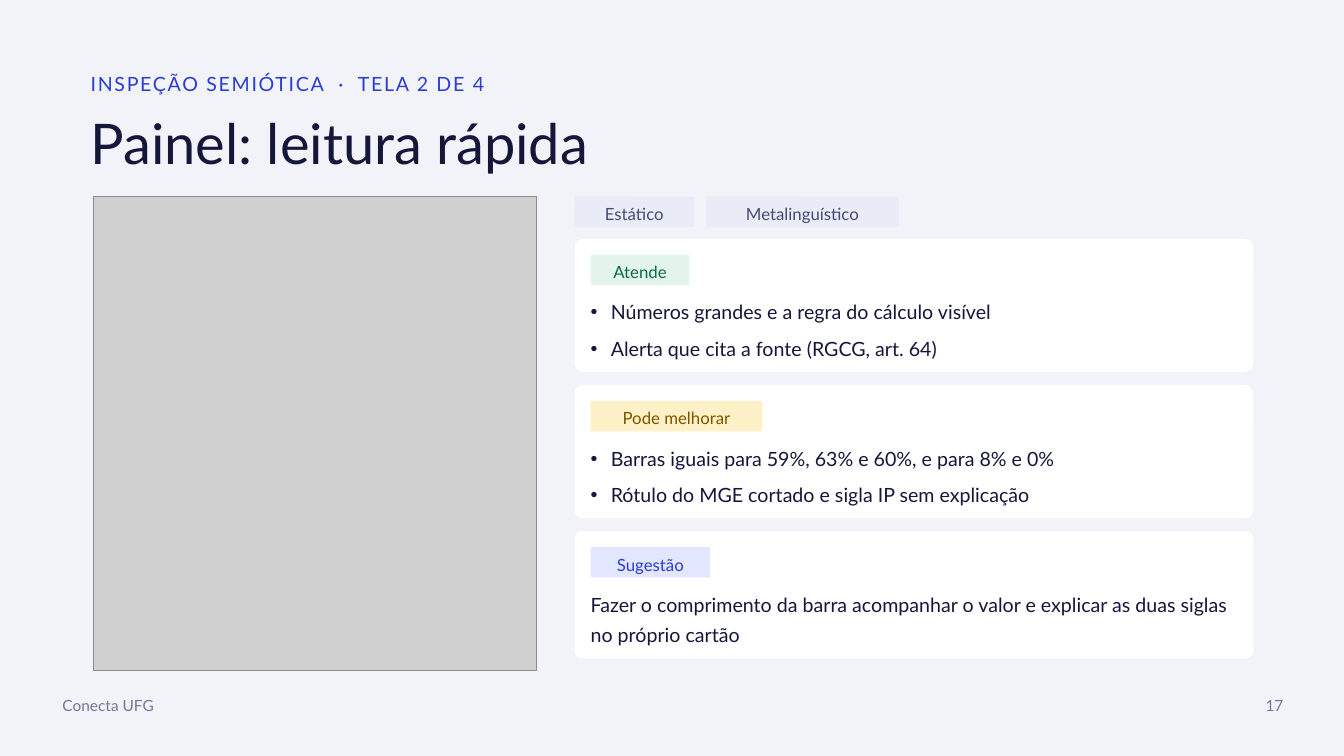
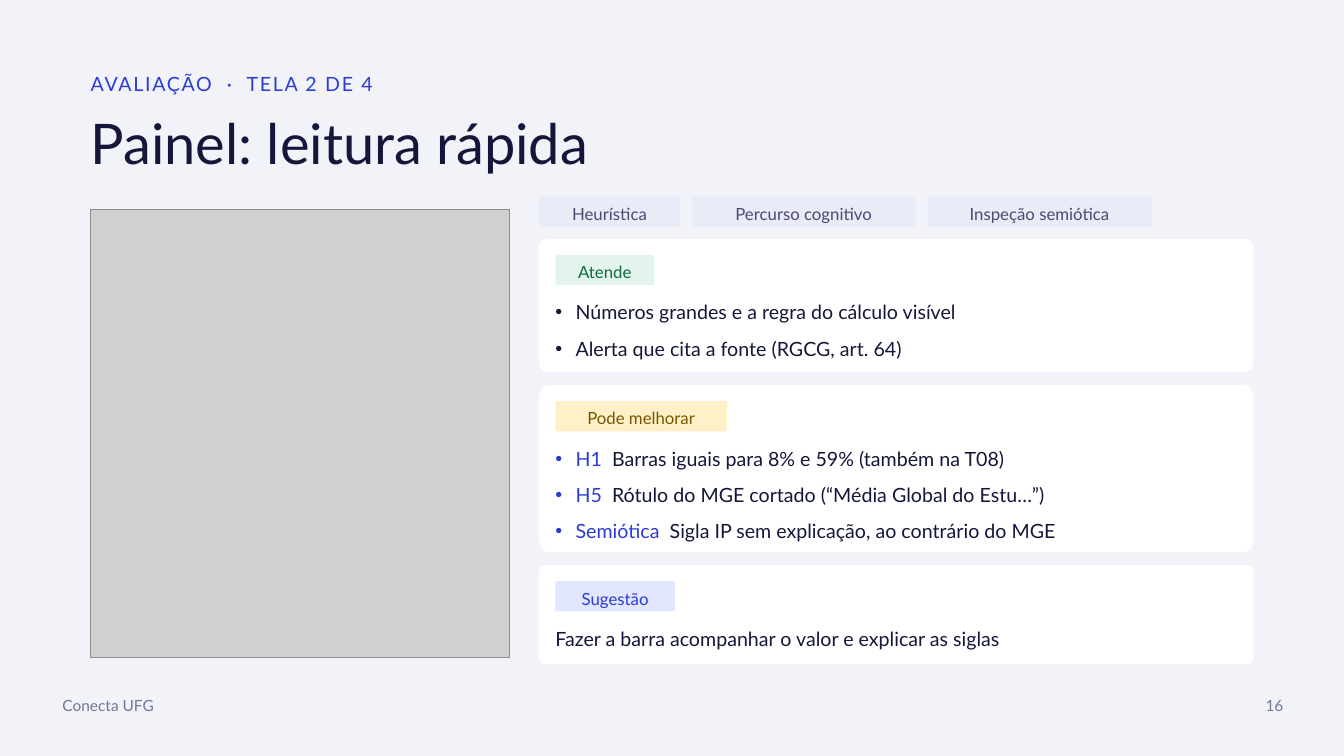
Before and after one commit to conecta-ufg/conecta-ufg, a slide deck: slide 17 of 05-Apresentacao/Apresentacao_Conecta_UFG.pptx (slide 18 before the commit). Drawn at 1344x756 pixels with LibreOffice and Linux fonts; fonts in the diff are those of the drawing; grey boxes stand for pictures. Boxes give left, top, right and bottom in pixels: in the first picture for what was removed or moved away, otherwise in the second. Text is boxed around its words. In the diff, an @@ line names an element or a change of style, - is before the commit and + after.

Commit message:
Avaliacao heuristica e percurso cognitivo na PF3 e nos slides

```diff
--- a/05-Apresentacao/Apresentacao_Conecta_UFG.pptx
+++ b/05-Apresentacao/Apresentacao_Conecta_UFG.pptx
@@ text at bbox=[91, 74, 372, 95]: text changed @@
-INSPEÇÃO SEMIÓTICA · TELA 2 DE 4
+AVALIAÇÃO · TELA 2 DE 4
@@ rounded rectangle: place and size @@
-rounded rectangle at bbox=[575, 197, 695, 227]
+rounded rectangle at bbox=[539, 197, 680, 227]
@@ text added at bbox=[572, 208, 647, 220], 12 pt, text #474B72 @@
+Heurística
@@ text removed at bbox=[605, 208, 664, 220] @@
-Estático
@@ rounded rectangle: place and size @@
-rounded rectangle at bbox=[707, 197, 899, 227]
+rounded rectangle at bbox=[692, 197, 915, 227]
@@ text added at bbox=[735, 208, 872, 223], 12 pt, text #474B72 @@
+Percurso cognitivo
@@ text removed at bbox=[746, 207, 859, 223] @@
-Metalinguístico
@@ rounded rectangle added at bbox=[928, 197, 1151, 227], fill #E9EBF6 @@
@@ text added at bbox=[970, 208, 1109, 223], 12 pt, text #474B72 @@
+Inspeção semiótica
@@ picture: place and size @@
-picture at bbox=[94, 197, 536, 670]
+picture at bbox=[91, 210, 510, 658]
@@ rounded rectangle: place and size @@
-rounded rectangle at bbox=[575, 239, 1253, 372]
+rounded rectangle at bbox=[539, 239, 1253, 372]
@@ text "Números grandes e a regra ...": place and size @@
-text "Números grandes e a regra ..." at bbox=[611, 304, 991, 360]
+text "Números grandes e a regra ..." at bbox=[576, 304, 956, 360]
@@ rounded rectangle: place and size @@
-rounded rectangle at bbox=[575, 385, 1253, 518]
+rounded rectangle at bbox=[539, 385, 1253, 553]
@@ 2 texts, 2 rounded rectangles: place and size @@
-2 texts, 2 rounded rectangles at bbox=[591, 255, 762, 432]
+2 texts, 2 rounded rectangles at bbox=[556, 255, 727, 432]
@@ text at bbox=[576, 451, 1056, 542]: text changed @@
-• Barras iguais para 59%, 63% e 60%, e para 8% e 0%
-• Rótulo do MGE cortado e sigla IP sem explicação
+• H1 Barras iguais para 8% e 59% (também na T08)
+• H5 Rótulo do MGE cortado (“Média Global do Estu…”)
+• Semiótica Sigla IP sem explicação, ao contrário do MGE
@@ rounded rectangle: place and size @@
-rounded rectangle at bbox=[575, 531, 1253, 658]
+rounded rectangle at bbox=[539, 566, 1253, 664]
@@ text "Sugestão": place and size @@
-text "Sugestão" at bbox=[617, 559, 684, 574]
+text "Sugestão" at bbox=[582, 593, 649, 608]
@@ rounded rectangle: place and size @@
-rounded rectangle at bbox=[591, 547, 711, 578]
+rounded rectangle at bbox=[556, 582, 676, 612]
@@ text at bbox=[555, 631, 999, 650]: text changed @@
-Fazer o comprimento da barra acompanhar o valor e explicar as duas siglas no próprio cartão
+Fazer a barra acompanhar o valor e explicar as siglas
@@ text at bbox=[1266, 700, 1284, 711]: text changed @@
-17
+16
```
Also in this commit, not shown: 4 other slides changed, 2 slides added, 3 slides removed, 5 other files.
